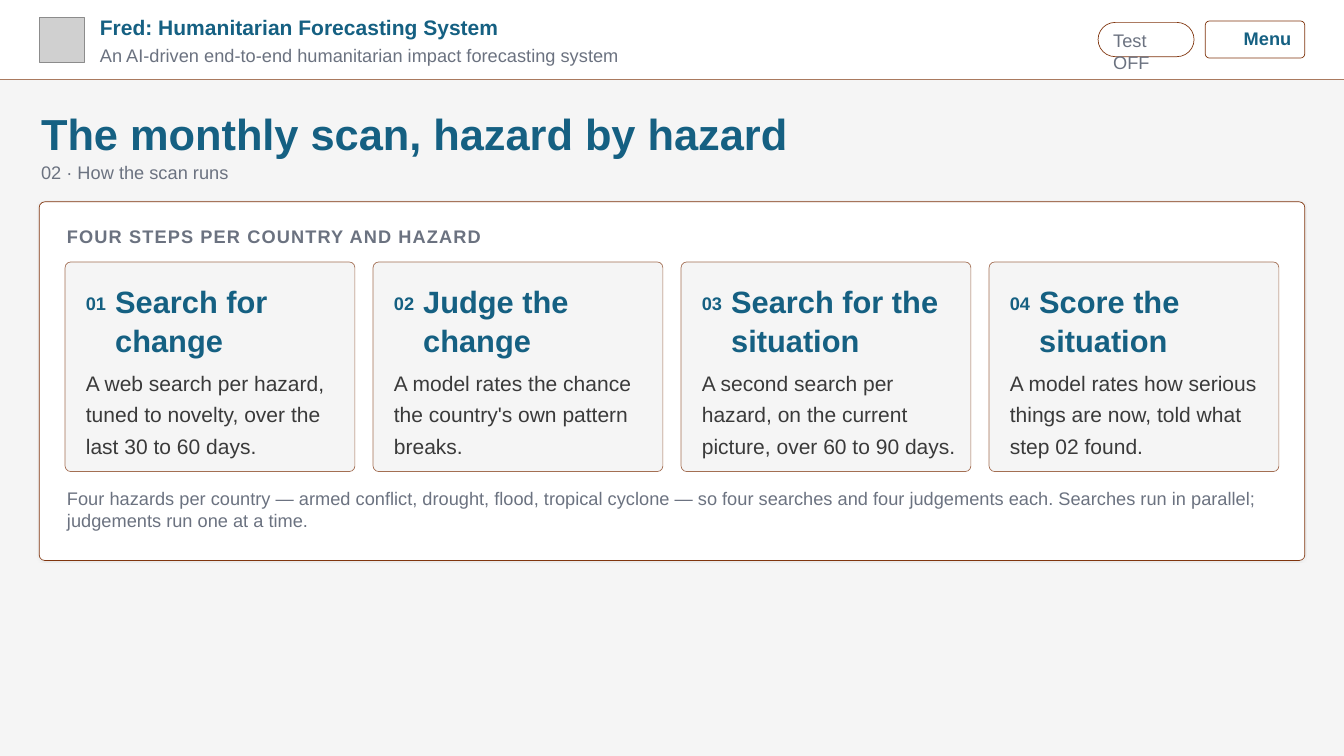
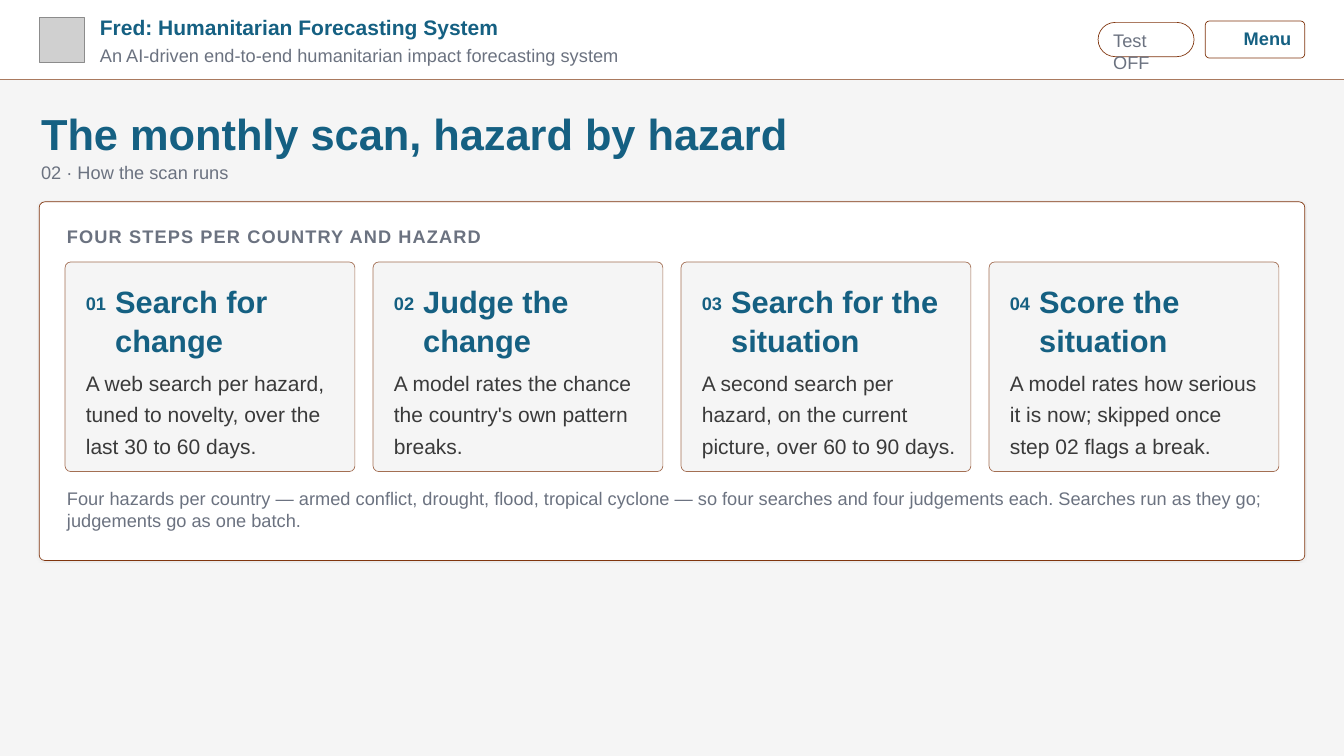
Before and after one commit to kwyjad/Pythia, a slide deck: slide 4 of docs/decks/2_horizon_scan.pptx. Drawn at 1344x756 pixels with LibreOffice and Linux fonts; fonts in the diff are those of the drawing; grey boxes stand for pictures; background and template pictures are left out. Boxes give left, top, right and bottom in pixels: in the first picture for what was removed or moved away, otherwise in the second. Text is boxed around its words. In the diff, an @@ line names an element or a change of style, - is before the commit and + after.

```diff
--- a/docs/decks/2_horizon_scan.pptx
+++ b/docs/decks/2_horizon_scan.pptx
@@ text at <box>1010,375,1257,458</box>: text changed @@
-A model rates how serious things are now, told what step 02 found.
+A model rates how serious it is now; skipped once step 02 flags a break.
@@ text at <box>67,492,1261,531</box>: text changed @@
-Four hazards per country — armed conflict, drought, flood, tropical cyclone — so four searches and four judgements each. Searches run in parallel; judgements run one at a time.
+Four hazards per country — armed conflict, drought, flood, tropical cyclone — so four searches and four judgements each. Searches run as they go; judgements go as one batch.
```
Also in this commit, not shown: 3 other files.
